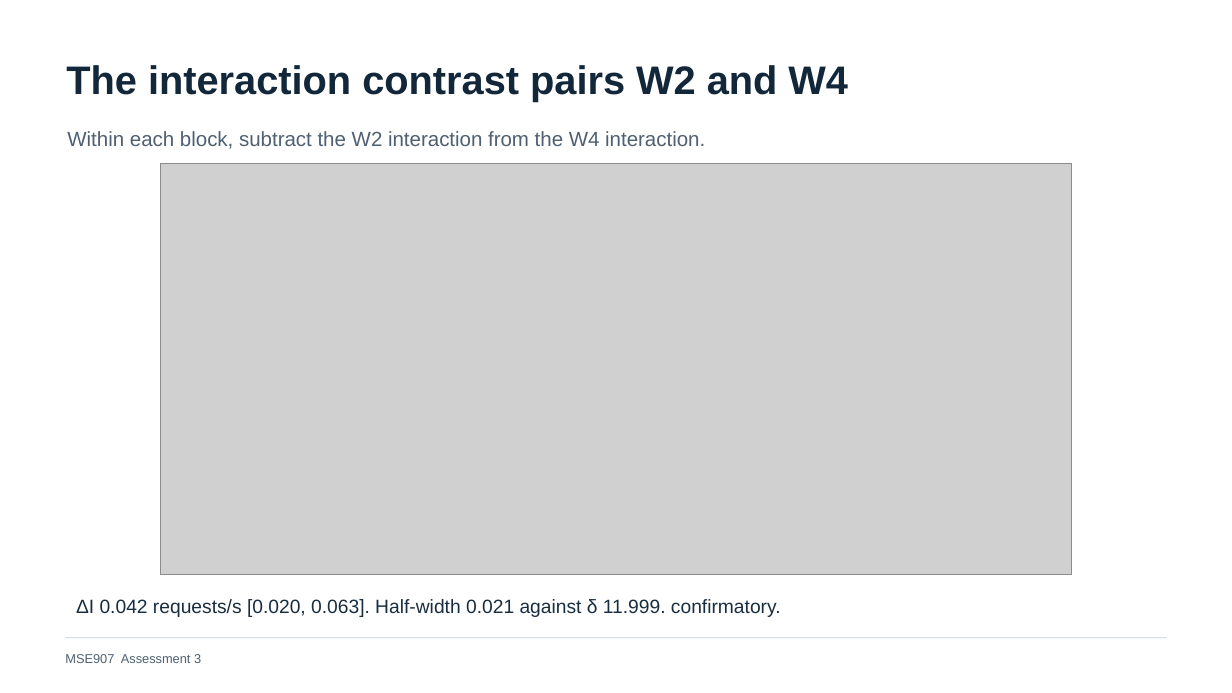
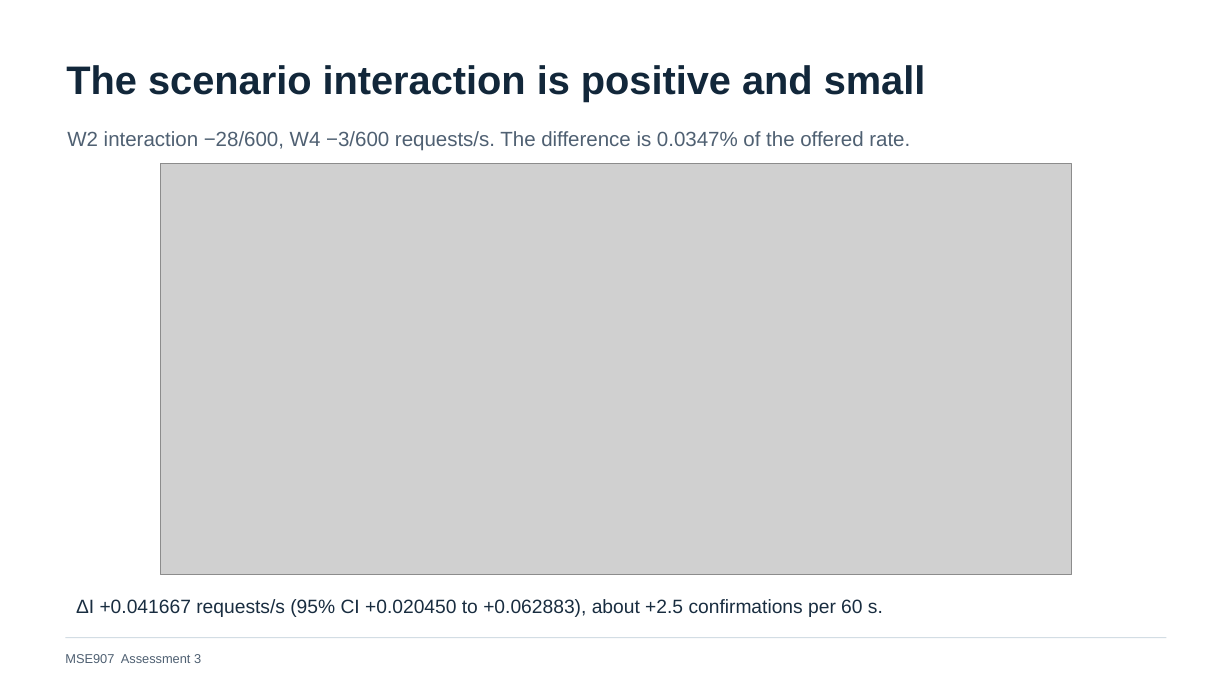
Before and after one commit to miku-wwl/capstone, a slide deck: slide 15 of docs/week04/Day06/Assessment3_Final_Presentation_EN.pptx. Drawn at 1232x693 pixels with LibreOffice and Linux fonts; fonts in the diff are those of the drawing; grey boxes stand for pictures. Boxes give left, top, right and bottom in pixels: in the first picture for what was removed or moved away, otherwise in the second. Text is boxed around its words. In the diff, an @@ line names an element or a change of style, - is before the commit and + after.

```diff
--- a/docs/week04/Day06/Assessment3_Final_Presentation_EN.pptx
+++ b/docs/week04/Day06/Assessment3_Final_Presentation_EN.pptx
@@ text at (66,65,926,102): text changed @@
-The interaction contrast pairs W2 and W4
+The scenario interaction is positive and small
@@ text at (67,131,910,151): text changed @@
-Within each block, subtract the W2 interaction from the W4 interaction.
+W2 interaction −28/600, W4 −3/600 requests/s. The difference is 0.0347% of the offered rate.
@@ text at (76,599,883,617): text changed @@
-ΔI 0.042 requests/s [0.020, 0.063]. Half-width 0.021 against δ 11.999. confirmatory.
+ΔI +0.041667 requests/s (95% CI +0.020450 to +0.062883), about +2.5 confirmations per 60 s.
```
Also in this commit, not shown: 9 other slides changed, 12 other files.
